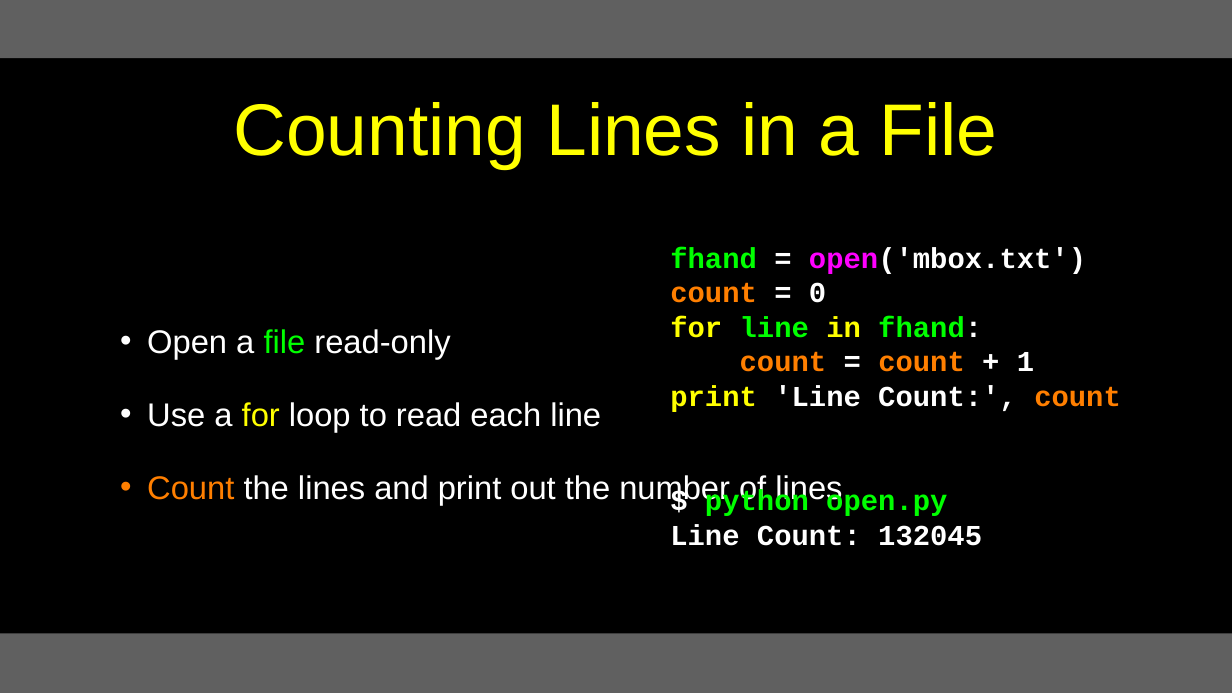
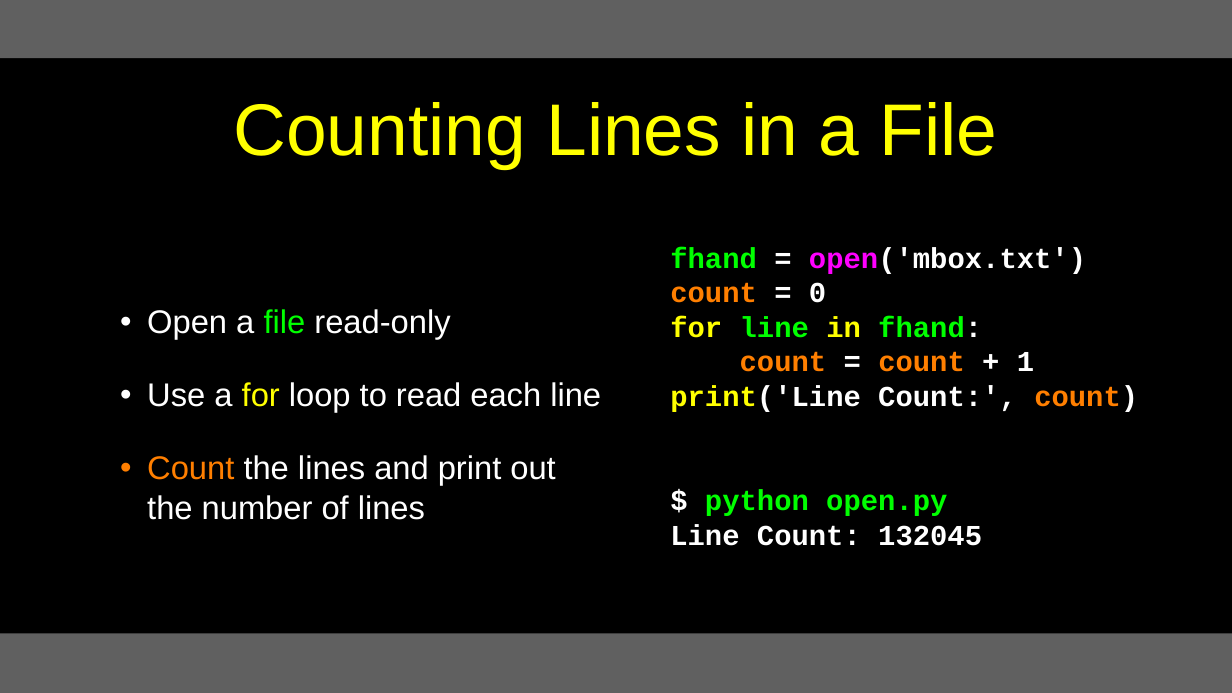
Before and after one commit to csev/py4e, a slide deck: slide 12 of lectures3/Pythonlearn-07-Files.pptx. Drawn at 1232x693 pixels with LibreOffice and Linux fonts; fonts in the diff are those of the drawing. Boxes give left, top, right and bottom in pixels: in the first picture for what was removed or moved away, otherwise in the second. Text is boxed around its words. In the diff, an @@ line names an element or a change of style, - is before the commit and + after.

```diff
--- a/lectures3/Pythonlearn-07-Files.pptx
+++ b/lectures3/Pythonlearn-07-Files.pptx
@@ text "Open a file read-only" rewrapped from bbox=[147, 329, 842, 506] to bbox=[147, 309, 601, 520] @@
@@ text at bbox=[670, 386, 1138, 412]: text changed @@
-print 'Line Count:', count
+print('Line Count:', count)
```
Also in this commit, not shown: 20 other slides changed.
